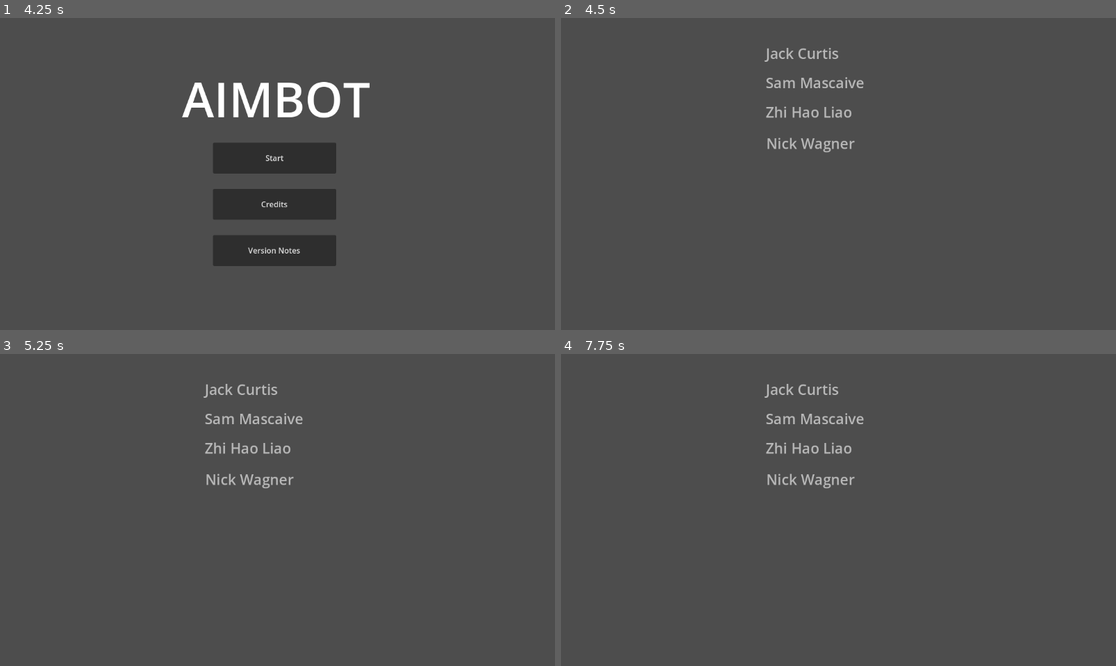
Above: before the commit, frames 1-4 (two rows, left to right).
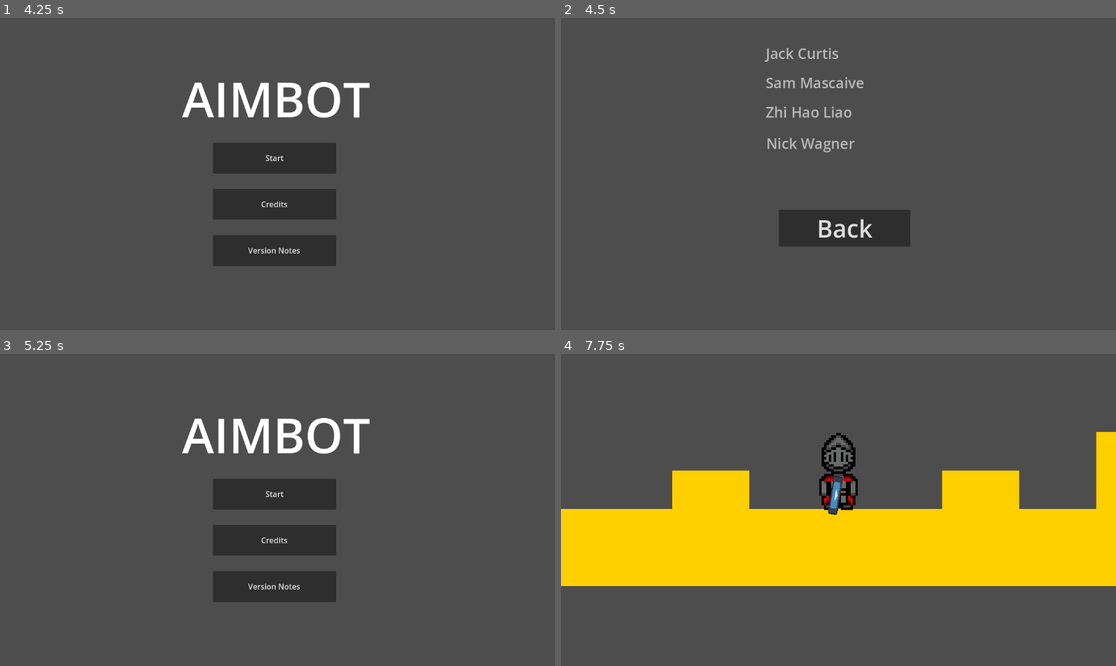
Above: after the commit, the same moments.

Repository: ChaosWaffle1/AIMBOT
Game: Godot game, scene res://scenes/splash_screen.tscn
The game is run twice, just before and just after one commit, with the same random seed, the same clock (stepped at 60 frames per second) and the same inputs. The engine's default icon, where the game draws it, is replaced by a stand-in: a white triangle on a blue panel in a dark square.
Inputs (mouse positions are in pixels of both pictures, inside the frame that each line leads up to):
- Up to frame 1 (4.25 s): tap Enter at 0.5 s; move the mouse to (399, 158) at 0.52 s; press the mouse at (399, 158) at 0.53 s; hold D (right) 0.53-2.03 s; tap W (jump) at 0.77, 1.52, 3.02, 3.77 s; move the mouse to (166, 189) at 1.27 s; release the mouse at (166, 189) at 1.28 s; click (166, 189) at 1.35 s; tap Space at 2 s; move the mouse to (333, 105) at 2.02 s; press the mouse at (333, 105) at 2.03 s; hold A (left) 2.03-2.78 s; move the mouse to (249, 236) at 2.77 s; release the mouse at (249, 236) at 2.78 s; hold D (right) from 2.78 s (still down); click (249, 236) at 2.85 s; move the mouse to (444, 220) at 3.52 s; press the mouse at (444, 220) at 3.53 s
- Up to frame 2 (4.5 s): release D (right) at 4.25 s; release the mouse at (1005, 220) at 4.25 s; click "Credits" at 4.25 s
- Up to frame 3 (5.25 s): click (283, 563) at 5 s, where only the run after the commit has a clickable "Back"
- Up to frame 4 (7.75 s): click (832, 588) at 5.75 s, where only the run after the commit has a clickable "Version Notes"; click (838, 553) at 6.5 s, where only the run after the commit has a clickable "Back"; click (832, 494) at 7.25 s, where only the run after the commit has a clickable "Start"

Frame 1 is identical in both runs. In frame 2, 2.8% of the frame differs, in the area x 39-63%, y 61-74%; in frame 3, 8.7%; in frame 4, 31%, in the area x 0-100%, y 9-75%.

Commit message:
Back buttons for credits and notes

Diff:
--- a/scenes/gun.tscn
+++ b/scenes/gun.tscn
@@ -1,7 +1,8 @@
 [gd_scene load_steps=3 format=3 uid="uid://d4ahhrfv15rf0"]
 
 [ext_resource type="Texture2D" uid="uid://1k6eo65xbgoa" path="res://icon.svg" id="1_gp53h"]
-[ext_resource type="Script" uid="uid://c6w8k6dclkd6s" path="res://scenes/gun.gd" id="1_og67c"]
+[ext_resource type="Script" uid="uid://c6w8k6dclkd6s" path="res://scripts/gun.gd" id="1_og67c"]
+
 
 [node name="Gun" type="Node2D"]
 script = ExtResource("1_og67c")
--- a/scenes/scroll_credits.tscn
+++ b/scenes/scroll_credits.tscn
@@ -1,11 +1,14 @@
-[gd_scene load_steps=3 format=3 uid="uid://dnu4mtdt8vhdu"]
+[gd_scene load_steps=5 format=3 uid="uid://dnu4mtdt8vhdu"]
 
+[ext_resource type="Script" uid="uid://cjmocx3v0fv8q" path="res://scripts/scroll_credits.gd" id="1_er6dx"]
 [ext_resource type="Script" uid="uid://v6h0jpc053j2" path="res://scripts/scroll.gd" id="1_jrn3r"]
+[ext_resource type="PackedScene" uid="uid://bwqsnvjvqpjgq" path="res://scenes/button.tscn" id="3_m0rqu"]
 
 [sub_resource type="RectangleShape2D" id="RectangleShape2D_4lihp"]
 size = Vector2(369, 694)
 
 [node name="Node2D" type="Node2D"]
+script = ExtResource("1_er6dx")
 
 [node name="Panel" type="Panel" parent="."]
 clip_children = 1
@@ -54,3 +57,13 @@
 [node name="CollisionShape2D" type="CollisionShape2D" parent="CharacterBody2D"]
 position = Vector2(587.5, 366)
 shape = SubResource("RectangleShape2D_4lihp")
+
+[node name="Back" parent="." instance=ExtResource("3_m0rqu")]
+offset_left = 452.0
+offset_top = 398.0
+offset_right = 725.0
+offset_bottom = 466.0
+theme_override_font_sizes/font_size = 50
+text = "Back"
+
+[connection signal="button_up" from="Back" to="." method="_on_back_button_up"]
--- /dev/null
+++ b/scenes/scroll_notes.gd
@@ -0,0 +1,8 @@
+extends Node2D
+
+
+
+
+
+func _on_back_button_up() -> void:
+	get_tree().change_scene_to_file("res://scenes/title_screen.tscn")
--- a/scenes/scroll_notes.tscn
+++ b/scenes/scroll_notes.tscn
@@ -1,11 +1,14 @@
-[gd_scene load_steps=3 format=3 uid="uid://bjogx07xbjswc"]
+[gd_scene load_steps=5 format=3 uid="uid://bjogx07xbjswc"]
 
 [ext_resource type="Script" uid="uid://v6h0jpc053j2" path="res://scripts/scroll.gd" id="1_1f60s"]
+[ext_resource type="Script" uid="uid://cnl2stmse128r" path="res://scenes/scroll_notes.gd" id="1_8jhfi"]
+[ext_resource type="PackedScene" uid="uid://bwqsnvjvqpjgq" path="res://scenes/button.tscn" id="3_riypv"]
 
 [sub_resource type="RectangleShape2D" id="RectangleShape2D_4lihp"]
 size = Vector2(369, 694)
 
 [node name="Node2D" type="Node2D"]
+script = ExtResource("1_8jhfi")
 
 [node name="Panel" type="Panel" parent="."]
 clip_children = 1
@@ -37,3 +40,14 @@
 [node name="CollisionShape2D" type="CollisionShape2D" parent="CharacterBody2D"]
 position = Vector2(578.5, 365)
 shape = SubResource("RectangleShape2D_4lihp")
+
+[node name="Back" parent="." instance=ExtResource("3_riypv")]
+offset_left = 437.0
+offset_top = 371.0
+offset_right = 724.0
+offset_bottom = 464.0
+theme_override_font_sizes/font_size = 50
+text = "Back"
+
+[connection signal="button_up" from="Back" to="." method="_on_button_button_up"]
+[connection signal="button_up" from="Back" to="." method="_on_back_button_up"]
--- /dev/null
+++ b/scripts/scroll_credits.gd
@@ -0,0 +1,7 @@
+extends Node2D
+
+
+
+
+func _on_back_button_up() -> void:
+	get_tree().change_scene_to_file("res://scenes/title_screen.tscn")
Not shown, added: scenes/scroll_notes.gd.uid
Renamed: scenes/gun.gd -> scripts/gun.gd
Renamed: scenes/gun.gd.uid -> scripts/gun.gd.uid
Not shown, added: scripts/scroll_credits.gd.uid
